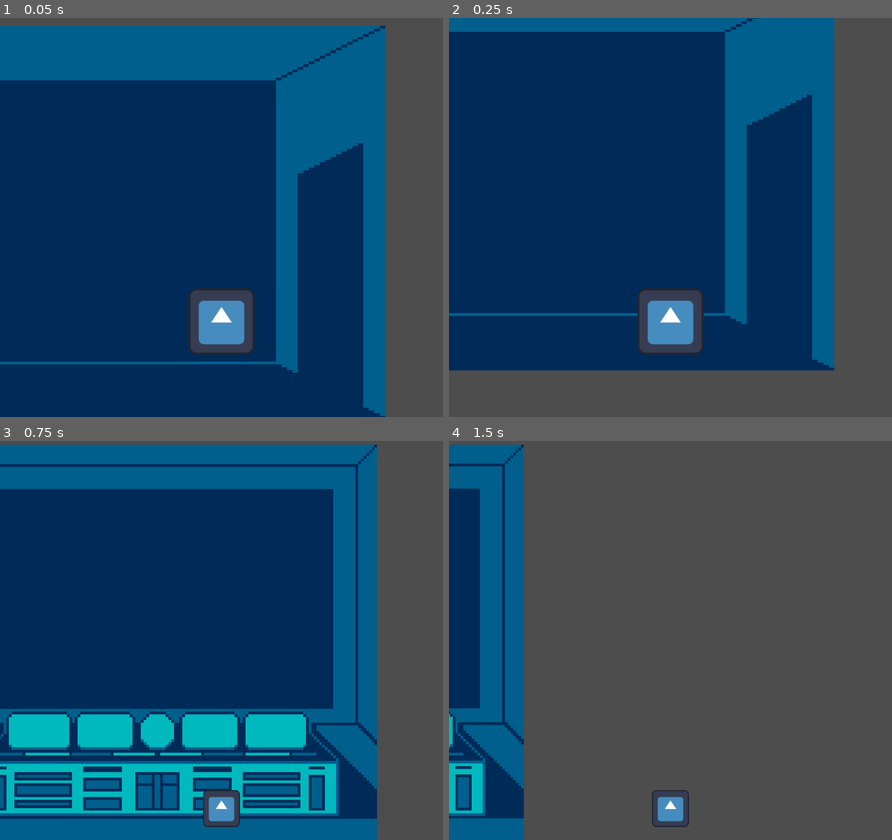
Above: before the commit, frames 1-4 (two rows, left to right).
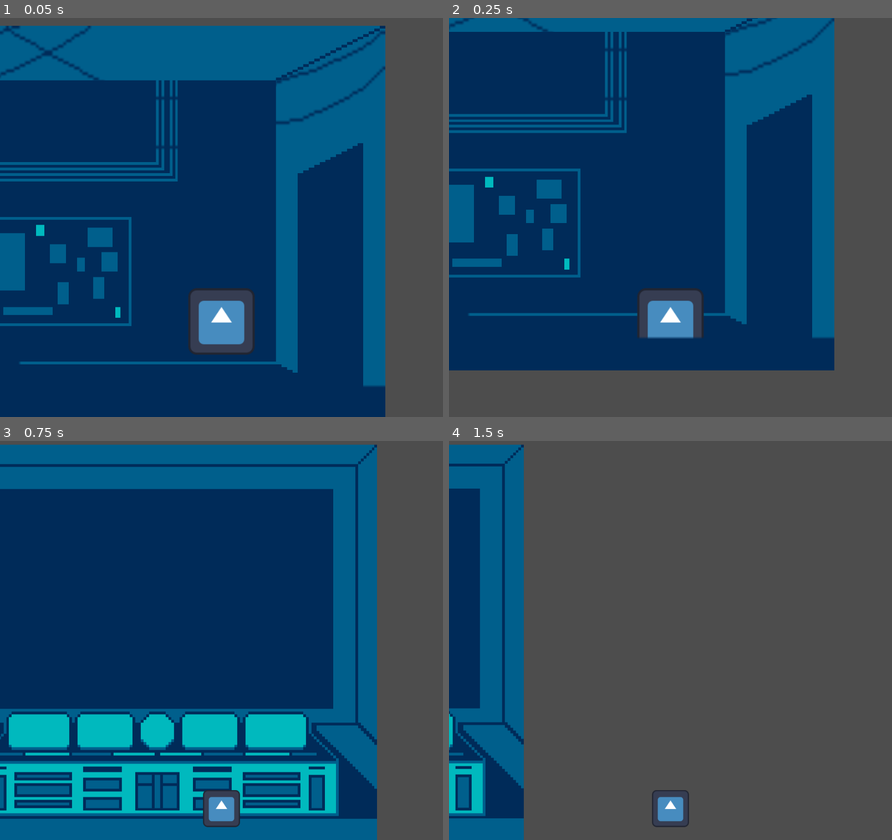
Above: after the commit, the same moments.

Repository: SLEEPY10Kk/Under-The-Thermocline
Game: Godot game, scene res://scenes/submarine_engineroom.tscn
Same seed, same stepped clock (60 frames per second), same inputs: the game is played once before the commit and once after it. This scene is started directly instead of the project's main scene. The engine's default icon, where the game draws it, is replaced by a stand-in: a white triangle on a blue panel in a dark square.
Inputs:
- Up to frame 1 (0.05 s): no input
- Up to frame 2 (0.25 s): no input
- Up to frame 3 (0.75 s): tap Enter at 0.5 s; hold D (move_right) from 0.53 s (still down); tap E (interact) at 0.6 s
- Up to frame 4 (1.5 s): release D (move_right) at 1.28 s; hold S (move_down) from 1.28 s (still down); tap E (interact) at 1.35 s

The runs differ from the first frame. In frame 1, 5.2% of the frame differs, in the area x 0-87%, y 1-100%; in frame 2, 5.6%, in the area x 0-87%, y 0-88%; in frame 3, nothing differs; in frame 4, nothing differs.

Commit message:
small changes

Diff:
--- a/scenes/player.tscn
+++ b/scenes/player.tscn
@@ -14,6 +14,7 @@
 script = ExtResource("1_qm0ti")
 
 [node name="Sprite" type="Sprite2D" parent="." unique_id=592095903]
+z_index = 1
 texture = ExtResource("1_0s3u6")
 
 [node name="AnimationPlayer" type="AnimationPlayer" parent="." unique_id=2056627675]
--- a/scenes/submarine_engineroom.tscn
+++ b/scenes/submarine_engineroom.tscn
@@ -3,7 +3,9 @@
 [ext_resource type="Texture2D" uid="uid://cnef2df5h0gj5" path="res://assets/submarine-engineroom.png" id="1_cudy0"]
 [ext_resource type="PackedScene" uid="uid://ct7oy0ic7dhgf" path="res://scenes/player.tscn" id="2_7hcf8"]
 [ext_resource type="Script" uid="uid://h8jri43iaf6h" path="res://scenes/door_to_mainroom.gd" id="3_7hcf8"]
+[ext_resource type="Texture2D" uid="uid://cyd32g0ahseui" path="res://assets/engineroom-O2.png" id="4_40quf"]
 [ext_resource type="Script" uid="uid://csnbh1ad87bpn" path="res://scripts/engine_part.gd" id="4_d4ukq"]
+[ext_resource type="Texture2D" uid="uid://dlajxoytm8ntc" path="res://assets/engineroom-front.png" id="6_pjdp4"]
 
 [sub_resource type="WorldBoundaryShape2D" id="WorldBoundaryShape2D_d4ukq"]
 distance = -66.0
@@ -11,6 +13,56 @@
 [sub_resource type="CapsuleShape2D" id="CapsuleShape2D_cudy0"]
 radius = 18.0
 height = 62.0
+
+[sub_resource type="AtlasTexture" id="AtlasTexture_pjdp4"]
+atlas = ExtResource("4_40quf")
+region = Rect2(0, 0, 60, 103)
+
+[sub_resource type="AtlasTexture" id="AtlasTexture_qe7y1"]
+atlas = ExtResource("4_40quf")
+region = Rect2(60, 0, 60, 103)
+
+[sub_resource type="AtlasTexture" id="AtlasTexture_vrjpb"]
+atlas = ExtResource("4_40quf")
+region = Rect2(120, 0, 60, 103)
+
+[sub_resource type="AtlasTexture" id="AtlasTexture_qhtp7"]
+atlas = ExtResource("4_40quf")
+region = Rect2(180, 0, 60, 103)
+
+[sub_resource type="AtlasTexture" id="AtlasTexture_3t44p"]
+atlas = ExtResource("4_40quf")
+region = Rect2(240, 0, 60, 103)
+
+[sub_resource type="AtlasTexture" id="AtlasTexture_5av4x"]
+atlas = ExtResource("4_40quf")
+region = Rect2(300, 0, 60, 103)
+
+[sub_resource type="SpriteFrames" id="SpriteFrames_d3qsn"]
+animations = [{
+"frames": [{
+"duration": 1.0,
+"texture": SubResource("AtlasTexture_pjdp4")
+}, {
+"duration": 1.0,
+"texture": SubResource("AtlasTexture_qe7y1")
+}, {
+"duration": 1.0,
+"texture": SubResource("AtlasTexture_vrjpb")
+}, {
+"duration": 1.0,
+"texture": SubResource("AtlasTexture_qhtp7")
+}, {
+"duration": 1.0,
+"texture": SubResource("AtlasTexture_3t44p")
+}, {
+"duration": 1.0,
+"texture": SubResource("AtlasTexture_5av4x")
+}],
+"loop": true,
+"name": &"new_animation",
+"speed": 8.0
+}]
 
 [sub_resource type="CircleShape2D" id="CircleShape2D_7hcf8"]
 
@@ -44,12 +96,57 @@
 [node name="CollisionShape2D" type="CollisionShape2D" parent="Area2D" unique_id=1949821772]
 shape = SubResource("CapsuleShape2D_cudy0")
 
-[node name="Area2D2" type="Area2D" parent="." unique_id=1387816017]
+[node name="Node" type="Node" parent="." unique_id=2137187008]
+
+[node name="AnimatedSprite2D" type="AnimatedSprite2D" parent="Node" unique_id=686817767]
+texture_filter = 1
+position = Vector2(-172.315, -0.5)
+sprite_frames = SubResource("SpriteFrames_d3qsn")
+animation = &"new_animation"
+autoplay = "new_animation"
+frame_progress = 0.38830987
+
+[node name="Area2D2" type="Area2D" parent="Node" unique_id=695182155]
+position = Vector2(-172.315, 22.555)
+script = ExtResource("4_d4ukq")
+part_name = "O2"
+
+[node name="CollisionShape2D" type="CollisionShape2D" parent="Node/Area2D2" unique_id=286602123]
+scale = Vector2(2.765, 2.765)
+shape = SubResource("CircleShape2D_7hcf8")
+
+[node name="Node3" type="Node" parent="." unique_id=1841162136]
+
+[node name="AnimatedSprite2D" type="AnimatedSprite2D" parent="Node3" unique_id=658918921]
+texture_filter = 1
+position = Vector2(-75.83, -0.5)
+sprite_frames = SubResource("SpriteFrames_d3qsn")
+animation = &"new_animation"
+autoplay = "new_animation"
+frame_progress = 0.7868879
+
+[node name="Area2D2" type="Area2D" parent="Node3" unique_id=357645132]
+position = Vector2(-75.83, 22.555)
+script = ExtResource("4_d4ukq")
+part_name = "O2"
+
+[node name="CollisionShape2D" type="CollisionShape2D" parent="Node3/Area2D2" unique_id=800933086]
+scale = Vector2(2.765, 2.765)
+shape = SubResource("CircleShape2D_7hcf8")
+
+[node name="Node2" type="Node" parent="." unique_id=1398615709]
+
+[node name="Area2D2" type="Area2D" parent="Node2" unique_id=1387816017]
 position = Vector2(332.64, 26.1)
 script = ExtResource("4_d4ukq")
+part_name = "PC"
 
-[node name="CollisionShape2D" type="CollisionShape2D" parent="Area2D2" unique_id=1736595338]
+[node name="CollisionShape2D" type="CollisionShape2D" parent="Node2/Area2D2" unique_id=1736595338]
 scale = Vector2(2.92, 2.92)
 shape = SubResource("CircleShape2D_7hcf8")
 
+[node name="EngineroomFront" type="Sprite2D" parent="." unique_id=1166108266]
+z_index = 2
+texture = ExtResource("6_pjdp4")
+
 [connection signal="body_entered" from="Area2D" to="Area2D" method="_on_body_entered"]
--- a/scripts/interaction_area.gd
+++ b/scripts/interaction_area.gd
@@ -7,8 +7,7 @@
 
 
 func _ready() -> void:
-	area_entered.connect(_on_area_entered)
-	area_exited.connect(_on_area_exited)
+	pass
 
 
 func _physics_process(_delta: float) -> void:
Binary file added: assets/engineroom-O2.png
Not shown, added: assets/engineroom-O2.png.import
Binary file added: assets/engineroom-front.png
Not shown, added: assets/engineroom-front.png.import
Binary file added: assets/mc.png
Not shown, added: assets/mc.png.import
Binary file changed: assets/submarine-engineroom.png
